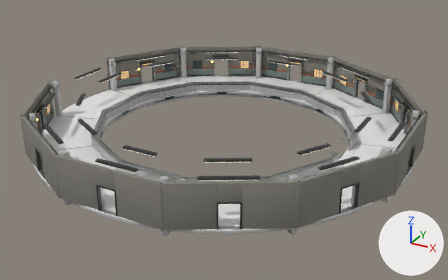
One commit to the glTF model public/assets/blender/hab_level_v4.glb: the scene before it, then after it.
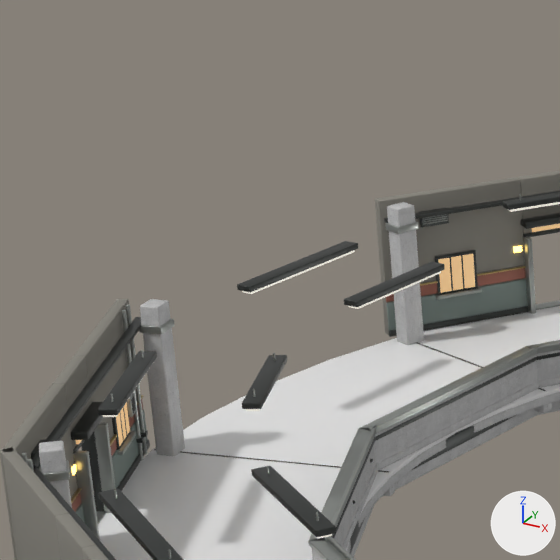
Old and new are each drawn whole from a 50 mm camera at (29.2, -53.2, 25.6) aimed at (0.4, -0.8, -0.6) and again close up on the part from 5% to 33% of the width and 4% to 50% of the height. The lights are fixed; the arrows at lower right show +X, +Y and +Z. The older version's two pictures come first. Vertices at exactly the same position are counted once.

The first close-up shows 'HabLevel'.
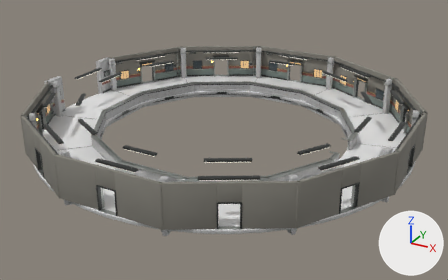
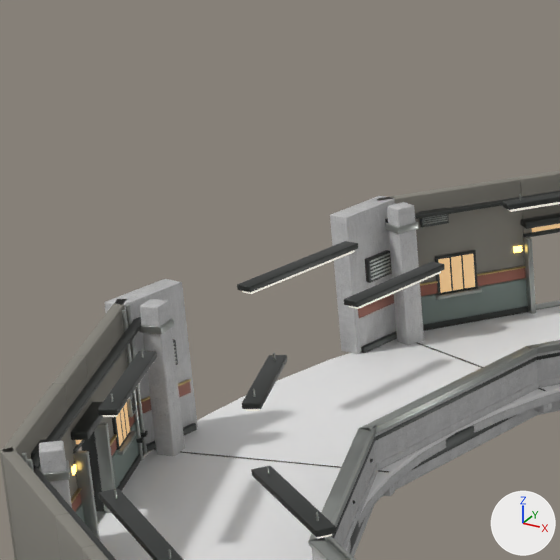
Location of each change, (x1, y1, x2, y2) in pixels of the close-ups (560 x 560 px):
part 1 of me_gallery_deck, added: after (330, 196, 396, 354)
part 2 of me_gallery_deck, added: after (105, 279, 198, 444)
part 3 of me_gallery_deck, added: after (361, 331, 397, 353)
part 4 of me_gallery_deck, added: after (365, 250, 392, 283)
part 5 of me_gallery_deck, added: after (173, 339, 178, 365)
part 6 of me_gallery_deck, added: after (358, 294, 394, 318)
part 7 of me_gallery_deck, added: after (141, 381, 191, 413)
part 8 of me_gallery_deck, added: after (141, 379, 191, 402)
part 9 of me_gallery_deck, added: after (146, 423, 197, 452)

What the commit changed:
me_gallery_deck is used by ob_hablevel; location (0.0, 0.0, 0.0).
me_gallery_deck had 46884 vertices, 90672 faces and spanned x -19.6..19.6, y -19.6..19.6, z -0.9..4.0.
me_gallery_deck now has 48116 vertices, 93048 faces and spans x -19.6..19.6, y -19.6..19.6, z -0.9..4.0.
me_gallery_deck part 1: the loose piece of 56 vertices spanning x -18.7..-18.1, y 4.6..5.3, z -0.9..4.0 is copied, and the copy is multiplied about its middle by the matrix ((1.15, -0.308, 0.0), (1.006, 3.755, 0.0), (0.0, 0.0, 0.817)), then moved by (-0.9, -0.6, 0.5); it spans x -19.6..-19.0, y 3.3..5.5, z 0.0..4.0.
me_gallery_deck part 2: the loose piece of 56 vertices spanning x -18.7..-18.1, y -5.3..-4.6, z -0.9..4.0 is copied, and the copy is multiplied about its middle by the matrix ((1.15, 0.308, 0.0), (-1.006, 3.755, 0.0), (0.0, 0.0, 0.817)), then moved by (-0.9, 0.6, 0.5); it spans x -19.6..-19.0, y -5.5..-3.3, z 0.0..4.0.
me_gallery_deck part 3: the loose piece of 56 vertices spanning x -19.2..-17.0, y 4.9..8.7, z 0.0..0.2 is copied, and the copy is scaled about its middle by (0.00145, 0.495, 1), then moved by (-0.8, -2.5, 0.0); it spans x -19.0..-18.9, y 3.4..5.3, z 0.0..0.2.
me_gallery_deck part 4: the loose piece of 56 vertices spanning x -18.6..-18.1, y 5.9..6.6, z 3.2 is copied, and the copy is scaled about its middle by (0.0548, 1.46, 25.7), then moved by (-0.6, -1.9, -0.9), in mat_habdarksteel (dark grey #454846); it spans x -19.0..-18.9, y 3.9..4.9, z 2.0..2.6.
me_gallery_deck part 5: the loose piece of 56 vertices spanning x -18.5..-18.3, y -6.2..-6.0, z 1.5..1.8 is copied, and the copy is scaled about its middle by (0.167, 4.1, 1.9), then moved by (-0.5, 1.7, 0.6); it spans x -19.0..-18.9, y -4.9..-3.9, z 2.0..2.6.
me_gallery_deck part 6: the loose piece of 56 vertices spanning x -19.2..-17.0, y 5.0..8.7, z 1.0..1.4 is copied, and the copy is scaled about its middle by (0.000182, 0.496, 1), then moved by (-0.8, -2.5, 0.0); it spans x -19.0, y 3.4..5.3, z 1.0..1.4.
me_gallery_deck part 7: the loose piece of 56 vertices spanning x -18.5..-18.3, y -6.2..-6.0, z 1.5..1.8 is copied, and the copy is scaled about its middle by (0.043, 7.98, 0.949), then moved by (-0.6, 1.7, -0.5), in mat_habtileband (brown #975d4d); it spans x -19.0, y -5.3..-3.4, z 1.0..1.4.
me_gallery_deck part 8: the loose piece of 56 vertices spanning x -18.5..-18.3, y -6.2..-6.0, z 1.5..1.8 is copied, and the copy is scaled about its middle by (0.0959, 7.98, 0.1), then moved by (-0.6, 1.7, -0.3), in mat_habbrass (brown #c8ad73); it spans x -19.0..-18.9, y -5.3..-3.4, z 1.4.
me_gallery_deck part 9: 56 vertices added at x -19.0..-18.9, y -5.3..-3.4, z 0.0..0.2.
Other edits to the shape of me_gallery_deck do not show in these pictures.
